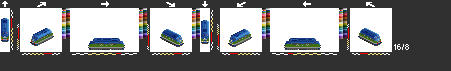
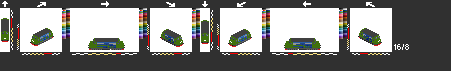
The second 451px x 71px image is a revision of the first. Changes to its layers:
hid "light" over [2, 36, 381, 45]
added layer "vida1" above "stab1" over [1, 18, 381, 50]
hid "stab1" over [1, 33, 381, 50]
